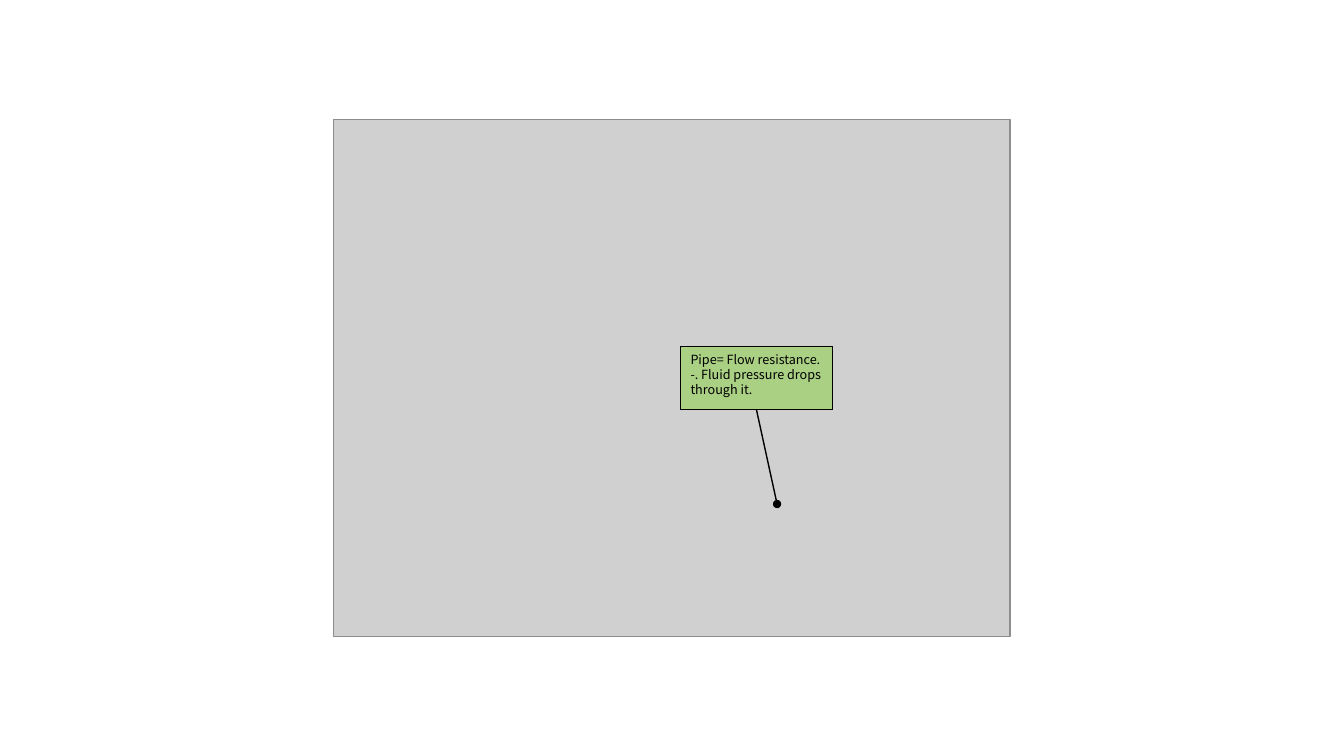
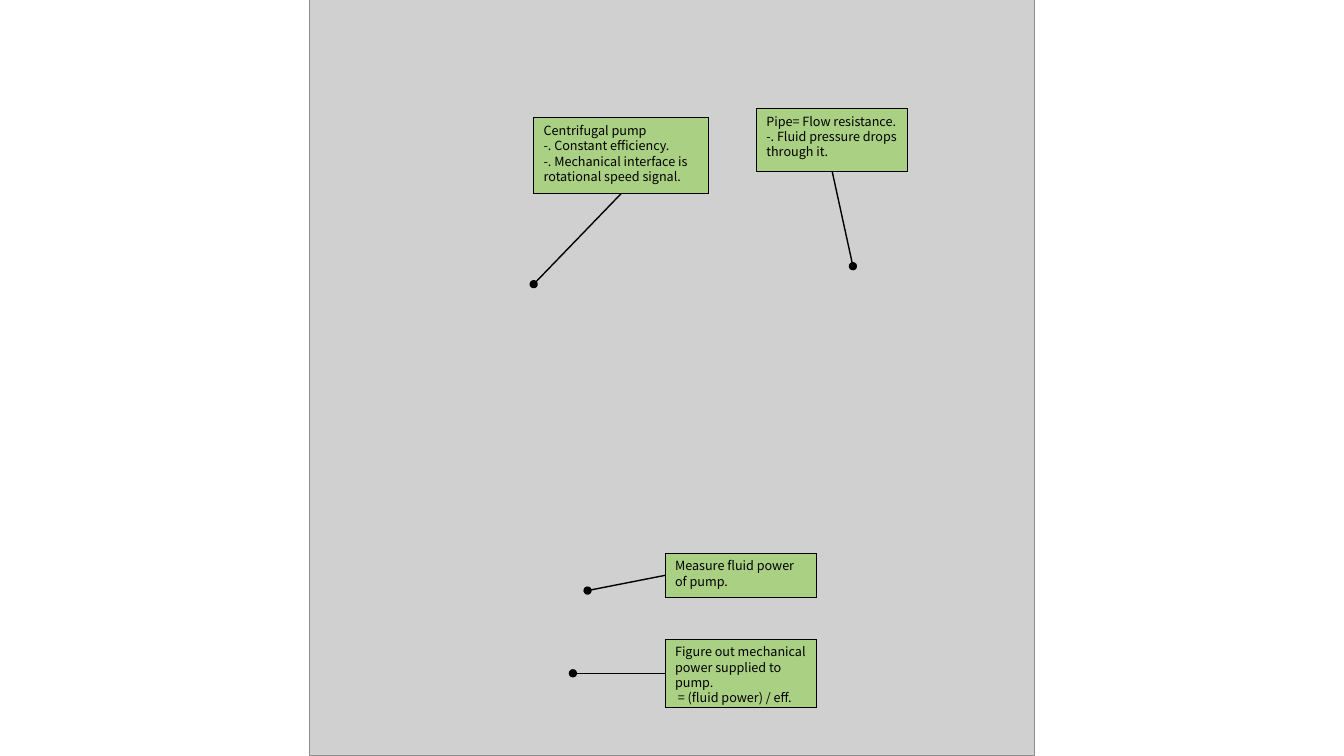
Before and after one commit to zeta-plusplus/WalkingInWorldOfThermoFluid, a slide deck: slide 8 of figs/makeFigs.pptx (slide 9 before the commit). Drawn at 1344x756 pixels with LibreOffice and Linux fonts; fonts in the diff are those of the drawing; grey boxes stand for pictures. Boxes give left, top, right and bottom in pixels: in the first picture for what was removed or moved away, otherwise in the second. Text is boxed around its words. In the diff, an @@ line names an element or a change of style, - is before the commit and + after.

```diff
--- a/figs/makeFigs.pptx
+++ b/figs/makeFigs.pptx
@@ picture resized from (x1=334, y1=120, x2=1010, y2=636) to (x1=310, y1=0, x2=1034, y2=756) @@
@@ rectangle added at (x1=533, y1=118, x2=708, y2=194), fill #92D050 at 60% opacity, outline #000000 0.75 pt, 9.1 pt, text #000000 @@
+Centrifugal pump
+-. Constant efficiency.
+-. Mechanical interface is rotational speed signal.
@@ rectangle "Pipe= Flow resistance." moved from (x1=681, y1=347, x2=832, y2=409) to (x1=756, y1=109, x2=907, y2=171) @@
@@ arrow moved from (756, 409) - (777, 504) to (833, 171) - (853, 266) @@
@@ arrow added from (621, 194) to (533, 284), #000000 1 pt @@
@@ rectangle added at (x1=665, y1=554, x2=817, y2=598), fill #92D050 at 60% opacity, outline #000000 0.75 pt, 9.1 pt, text #000000 @@
+Measure fluid power of pump.
@@ arrow added from (665, 576) to (588, 591), #000000 1 pt @@
@@ rectangle added at (x1=665, y1=639, x2=817, y2=708), fill #92D050 at 60% opacity, outline #000000 0.75 pt, 9.1 pt, text #000000 @@
+Figure out mechanical power supplied to pump.
+= (fluid power) / eff.
@@ arrow added from (665, 674) to (573, 674), #000000 1 pt @@
```
Also in this commit, not shown: 5 slides added, 6 slides removed, 7 other files.
